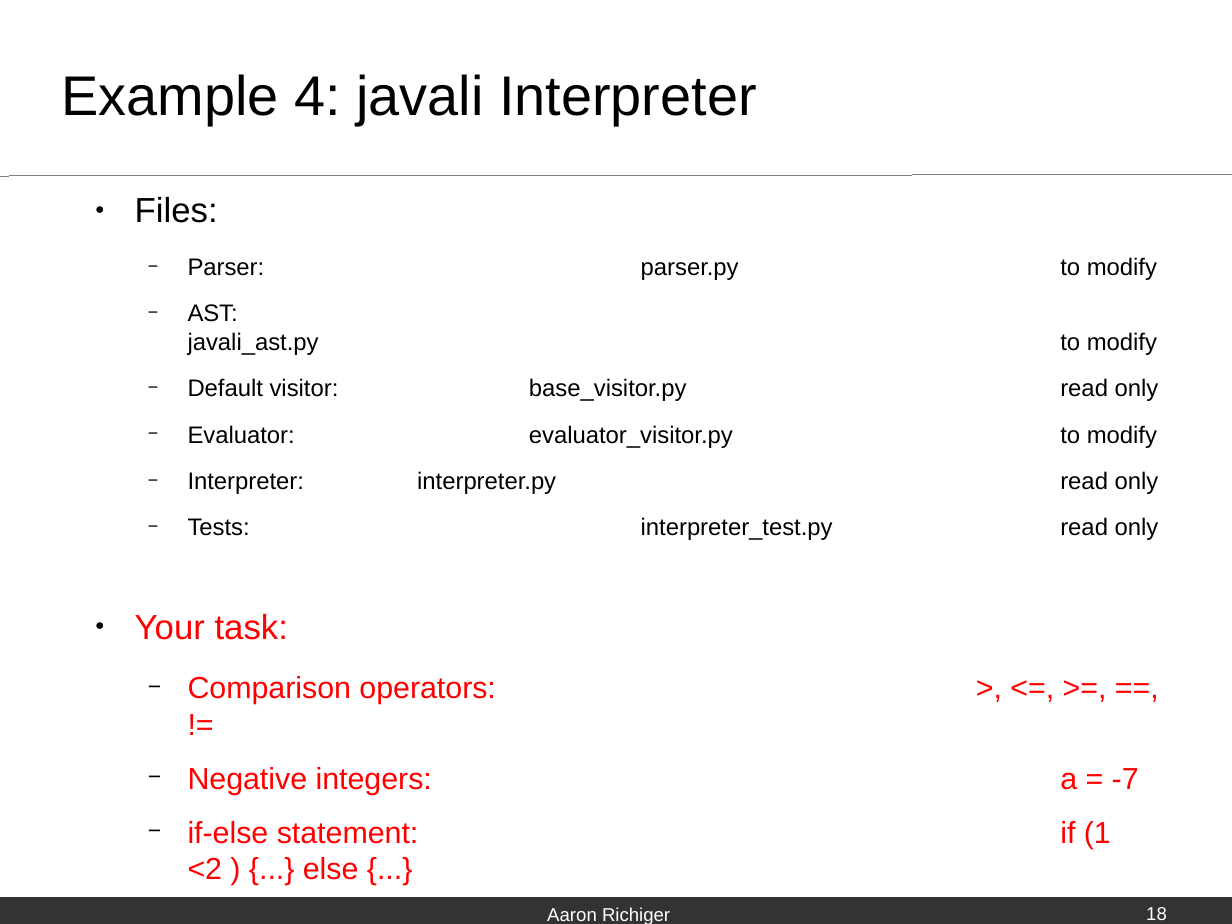
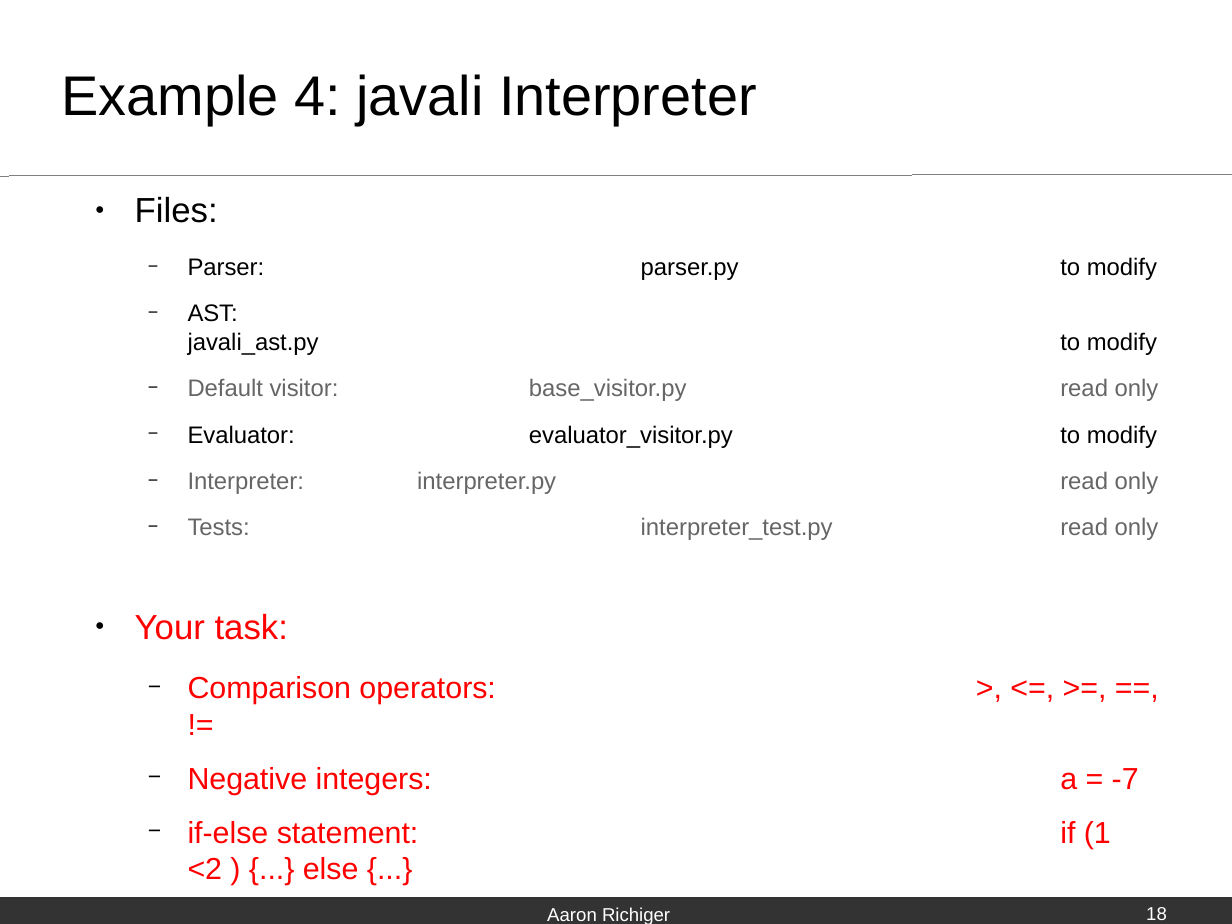
Before and after one commit to raaron/funcparserlib_talk, a slide deck: slide 18 of presentation/slides_funcparserlib_talk.odp. Drawn at 1232x924 pixels with LibreOffice and Linux fonts; fonts in the diff are those of the drawing; background and template pictures are left out. Boxes give left, top, right and bottom in pixels: in the first picture for what was removed or moved away, otherwise in the second. Text is boxed around its words. In the diff, an @@ line names an element or a change of style, - is before the commit and + after.

Commit message:
Modified slides.

```diff
--- a/presentation/slides_funcparserlib_talk.odp
+++ b/presentation/slides_funcparserlib_talk.odp
@@ text at (188, 378, 1159, 540): text colour #000000 to #666666 in "Default visitor: base_visitor.py read only", "Interpreter: interpreter.py read only", "Tests: interpreter_test.py read only" @@
```
Also in this commit, not shown: 2 other slides changed.
